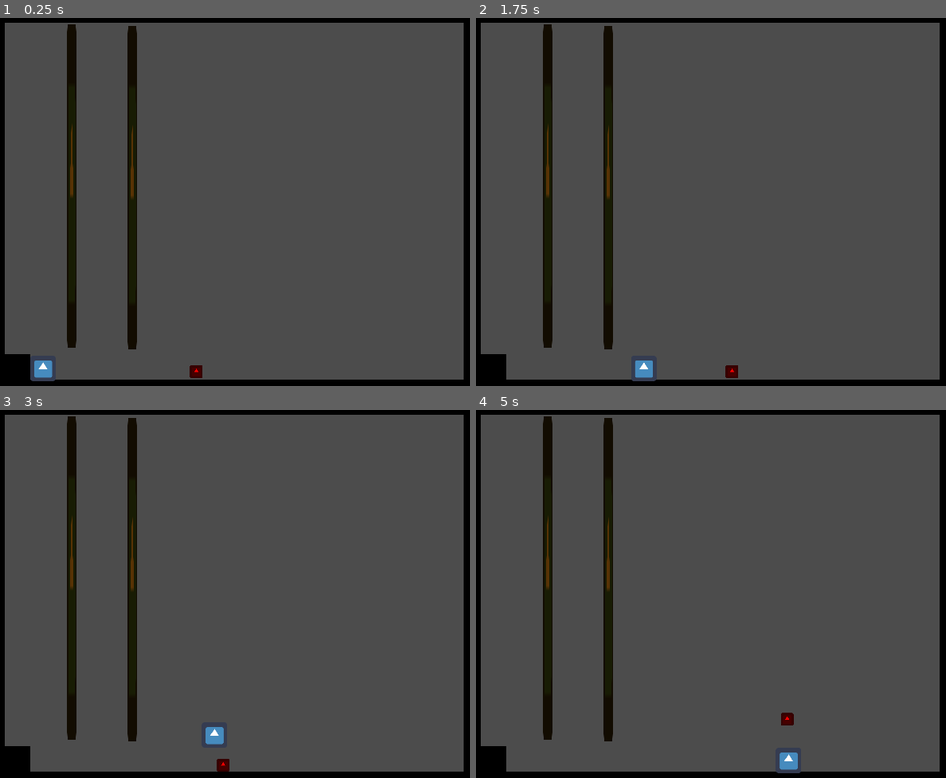
Above: before the commit, frames 1-4 (two rows, left to right).
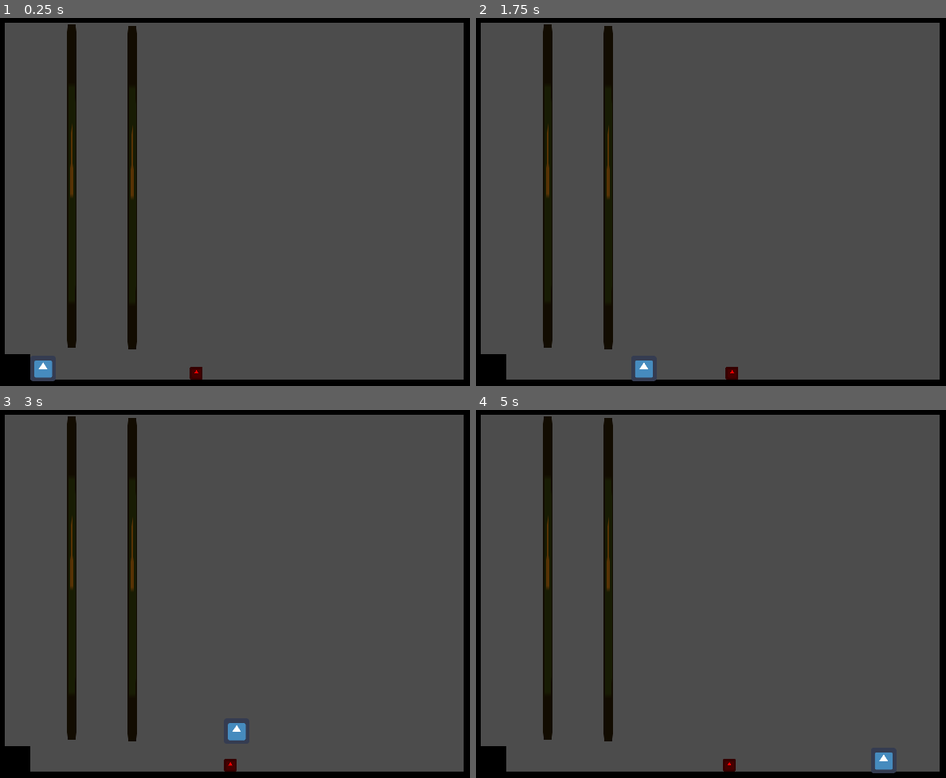
Above: after the commit, the same moments.

Repository: JUB-Yoush/ggj-2023
Game: Godot game, scene res://src/levels/Level0.tscn
Same seed, same stepped clock (60 frames per second), same inputs: the game is played once before the commit and once after it. The engine's default icon, where the game draws it, is replaced by a stand-in: a white triangle on a blue panel in a dark square.
Inputs:
- Up to frame 1 (0.25 s): no input
- Up to frame 2 (1.75 s): hold Right (right) from 0.53 s (still down); tap Z (jump) at 0.6, 0.77, 1.07, 1.35, 1.52 s
- Up to frame 3 (3 s): tap Z (jump) at 1.82, 2.1, 2.85 s; release Right (right) at 2.03 s; hold Left (left) 2.03-2.78 s; hold Right (right) from 2.78 s (still down)
- Up to frame 4 (5 s): tap Z (jump) at 3.02, 3.32, 3.6, 3.77, 4.07, 4.35, 4.52, 4.82 s; release Right (right) at 4.28 s; hold Left (left) from 4.28 s (still down)

The runs differ from the first frame. In frame 1, less than 0.1% of the frame differs, in the area x 40-44%, y 94-99%; in frame 2, less than 0.1%; in frame 3, 0.5%; in frame 4, 0.6%, in the area x 52-90%, y 82-99%.

Commit message:
end of saturday

Diff:
--- a/src/enemies/Enemy.gd
+++ b/src/enemies/Enemy.gd
@@ -1,41 +1,45 @@
 extends KinematicBody2D
 
-onready var hitbox = $Hitbox
-onready var pDetector = $PDetector
-onready var aggroRange = $AggroRange
-onready var jumpDelay = $JumpDelay
+onready var hitbox := $Hitbox
+onready var pDetector := $PDetector
+onready var aggroRange := $AggroRange
+onready var jumpDelay := $JumpDelay
 
 var velocity := Vector2.ZERO
-var dir := Vector2(1,0)
+var dir := Vector2(1,-1)
 var speed := 25.0
 var aggro_speed := 40
 var is_aggro := false
 var player:Player
 var dist_from_player:= Vector2.ZERO
-var jump_speed := -80.0
+var jump_speed := -100.0
 var jump_up_limit:= 30.0
 var jump_up_x_range = 5.0
 var jump_delay_time = 0.5
+var touching_root:= false
 var gravity := 200.0
-signal done_jump
-# need to have predefined movement ranges
-# use invisible bounding boxes to determine the range they can move between
-# if they notice a gap, try to jump across
-# if they touch a root, start travleing on it (nearest path to player?)
+var jumping:= false
+var climb_speed := 50.0
+
+
+enum States {SEEKING,AGGRO,CLIMBING,FALLING}
+var _state = States.SEEKING
 
 func _ready() -> void:
 	player = get_parent().get_node("Player")
+	jumpDelay.connect("timeout",self,"jump_at_player")
 	hitbox.connect("body_entered",self,"on_body_entered")
 	hitbox.connect("area_entered",self,"on_hitbox_entered")
 	pDetector.connect("area_entered",self,"on_pDetector_area_entered")
 	aggroRange.connect("area_exited",self,"on_aggroRange_area_exited")
+	jumpDelay.one_shot = true
 
 func on_body_entered(body:PhysicsBody2D)-> void:
 	prints(body)
 	pass
 
 func on_hitbox_entered(area:Area2D) -> void:
-	if area.is_in_group("bounding-area") and not is_aggro:
+	if area.is_in_group("bounding-area") and _state != States.AGGRO:
 		flip_dir()
 	if area.is_in_group("rock"):
 		die()
@@ -44,16 +48,16 @@
 
 func on_pDetector_area_entered(area:Area2D):
 	if area.is_in_group("player"):
-		if not is_aggro:
-			is_aggro = true
+		if _state != States.AGGRO:
+			_state = States.AGGRO
+
 func on_aggroRange_area_exited(area:Area2D):
 	if area.is_in_group("player"):
-		is_aggro = false
+			_state = States.SEEKING
 
 func flip_dir():
 	dir.x = dir.x * -1
 	$PDetector/CollisionShape2D.position.x = 21 * dir.x
-
 	#FLIP THE DIRECTION IT'S GOING
 	pass
 
@@ -62,30 +66,58 @@
 	pass
 
 func _physics_process(delta: float) -> void:
+	match _state:
+		States.SEEKING:
+			states_seeking(delta)
+		States.AGGRO:
+			states_aggro(delta)
+		States.CLIMBING:
+			states_climbing(delta)
+
+func jump_at_player():
+	print("jumped")
+	velocity.y = jump_speed
+	jumping = false
+
+func states_seeking(delta) -> void:
+	climb()
 	velocity.y += gravity * delta
 	if not is_aggro:
-		velocity = dir * speed
-		velocity = move_and_slide(velocity)
-	else:
-		dist_from_player = player.position - position
-		if sign(dir.x) != sign(dist_from_player.x):
-			flip_dir()
-		# go back and write this but not afwul
-		#prints(dist_from_player.y > -jump_up_limit,abs(dist_from_player.x) < jump_up_x_range, sign(dist_from_player.y) == -1)
-		if dist_from_player.y > -jump_up_limit and abs(dist_from_player.x) < jump_up_x_range and dist_from_player.y < 0:
-			jump_at_player()
-			yield(self,"done_jump")
-		velocity.x = dir.x * aggro_speed
-		velocity = move_and_slide(velocity)
+		velocity.x = dir.x * speed
+		move_and_slide(velocity,Vector2.UP)
 	if is_on_wall():
 		flip_dir()
 
-func jump_at_player():
-	print("readying jump")
-	#start timer
-	#yield till over
-	#jump
-	yield(get_tree().create_timer(jump_delay_time),"timeout")
-	print("jumped")
-	velocity.y = jump_speed
-	emit_signal("done_jump")
+
+func states_aggro(delta) -> void:
+	climb()
+	velocity.y += gravity * delta
+	dist_from_player = player.position - position
+	if sign(dir.x) != sign(dist_from_player.x):
+		flip_dir()
+	# go back and write this but not afwul
+	if dist_from_player.y > -jump_up_limit and abs(dist_from_player.x) < jump_up_x_range and dist_from_player.y < 0:
+		if not jumping and is_on_floor():
+			jumping = true
+			jumpDelay.wait_time = jump_delay_time
+			jumpDelay.start()
+	velocity.x = dir.x * aggro_speed
+	if jumping or not is_on_floor(): velocity.x = 0
+	velocity = move_and_slide(velocity,Vector2.UP)
+
+func states_climbing(delta) -> void:
+	print(is_on_ceiling())
+	velocity.x = 0
+	velocity.y = climb_speed * dir.y
+	if is_on_ceiling():
+		dir.y = 1
+	if not touching_root:
+		_state = States.SEEKING
+	move_and_slide(velocity, Vector2.UP)
+
+
+
+
+func climb() -> void:
+	if touching_root:
+		_state = States.CLIMBING
--- a/src/enemies/Enemy.tscn
+++ b/src/enemies/Enemy.tscn
@@ -10,7 +10,7 @@
 extents = Vector2( 6, 5 )
 
 [sub_resource type="RectangleShape2D" id=3]
-extents = Vector2( 16.25, 5 )
+extents = Vector2( 19.625, 14.75 )
 
 [sub_resource type="Animation" id=4]
 resource_name = "trigger_aggro"
@@ -18,7 +18,7 @@
 [sub_resource type="CircleShape2D" id=5]
 radius = 50.01
 
-[node name="Enemy" type="KinematicBody2D"]
+[node name="Enemy" type="KinematicBody2D" groups=["enemy"]]
 collision_layer = 4
 collision_mask = 3
 script = ExtResource( 2 )
@@ -31,7 +31,7 @@
 [node name="CollisionShape2D" type="CollisionShape2D" parent="."]
 shape = SubResource( 1 )
 
-[node name="Hitbox" type="Area2D" parent="."]
+[node name="Hitbox" type="Area2D" parent="." groups=["enemy"]]
 
 [node name="Sprite" type="Sprite" parent="Hitbox"]
 
@@ -41,7 +41,7 @@
 [node name="PDetector" type="Area2D" parent="."]
 
 [node name="CollisionShape2D" type="CollisionShape2D" parent="PDetector"]
-position = Vector2( 21, 0 )
+position = Vector2( 13, -10 )
 shape = SubResource( 3 )
 
 [node name="AnimationPlayer" type="AnimationPlayer" parent="."]
--- a/src/lvl-elements/Root.gd
+++ b/src/lvl-elements/Root.gd
@@ -9,10 +9,10 @@
 
 
 func on_area_entered(area:Area2D)-> void:
-	if area.is_in_group("player"):
+	if area.is_in_group("player") or area.is_in_group("enemy"):
 		area.get_parent().touching_root = true
 
 
 func on_area_exited(area:Area2D)-> void:
-	if area.is_in_group("player"):
+	if area.is_in_group("player") or area.is_in_group("enemy"):
 		area.get_parent().touching_root = false
Not shown, changed: todo.md
